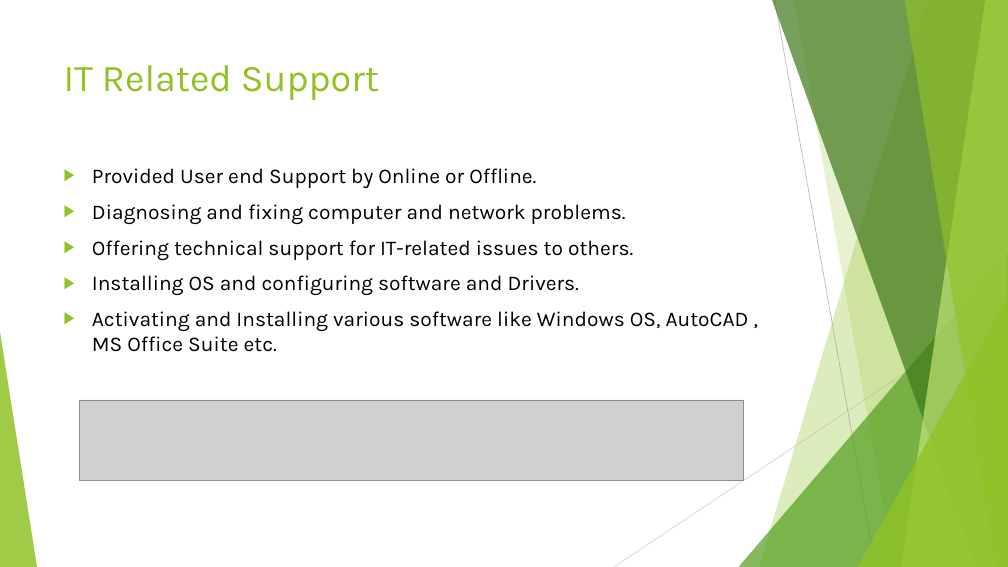
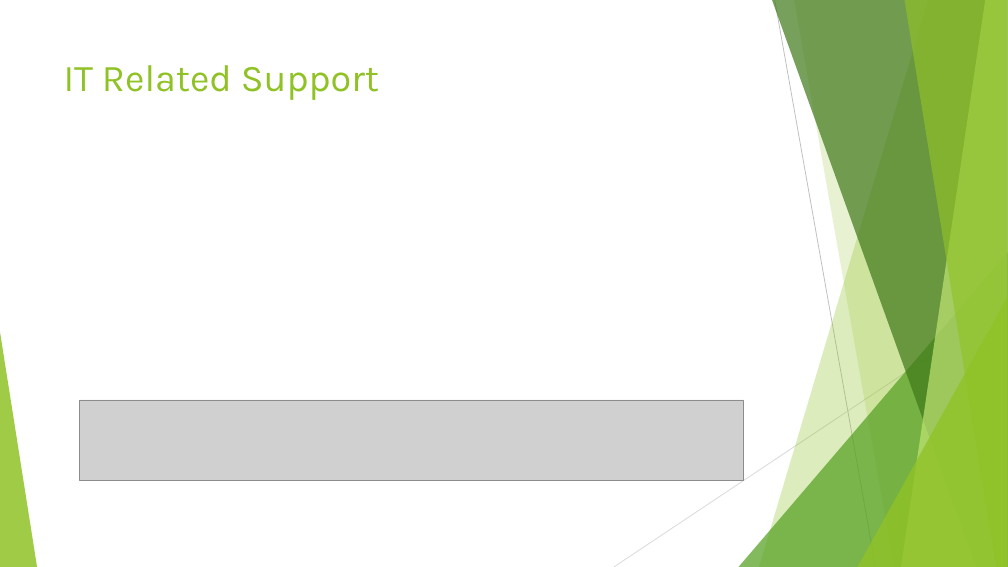
Before and after one commit to OmorKyumAunto/helpdesk-frontend, a slide deck: slide 6 of public/templates/monthly-achivement-template.pptx. Drawn at 1008x567 pixels with LibreOffice and Linux fonts; fonts in the diff are those of the drawing; grey boxes stand for pictures. Boxes give left, top, right and bottom in pixels: in the first picture for what was removed or moved away, otherwise in the second. Text is boxed around its words. In the diff, an @@ line names an element or a change of style, - is before the commit and + after.

```diff
--- a/public/templates/monthly-achivement-template.pptx
+++ b/public/templates/monthly-achivement-template.pptx
@@ text removed at (x1=92, y1=168, x2=749, y2=352) @@
-▶ Provided User end Support by Online or Offline.
-▶ Diagnosing and fixing computer and network problems.
-▶ Offering technical support for IT-related issues to others.
-▶ Installing OS and configuring software and Drivers.
-▶ Activating and Installing various software like Windows OS, AutoCAD , MS Office Suite etc.
```
Also in this commit, not shown: 3 other slides changed, 26 other files.
